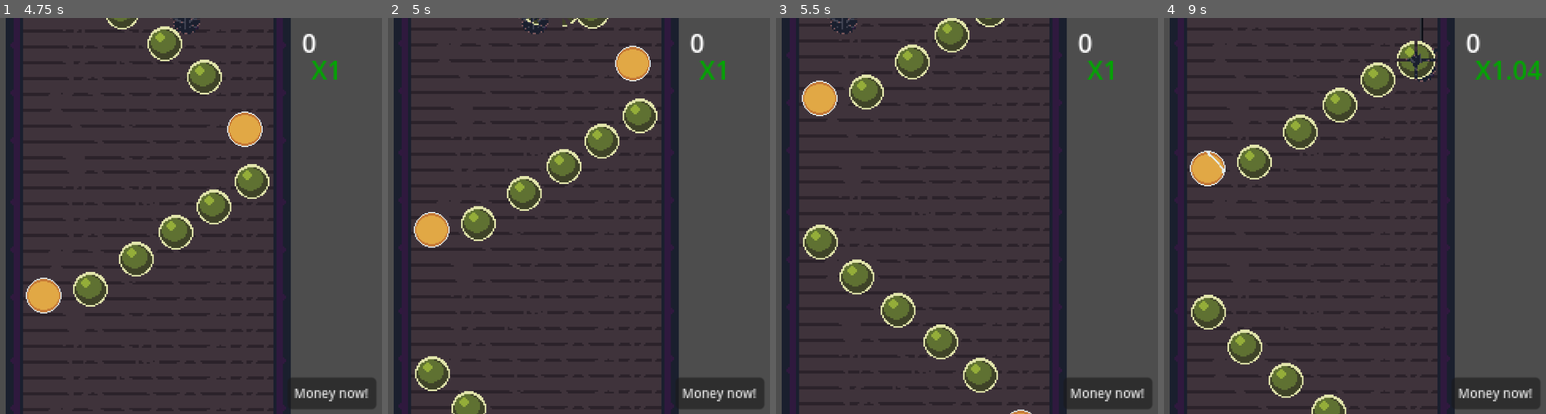
Above: before the commit, frames 1-4 (left to right).
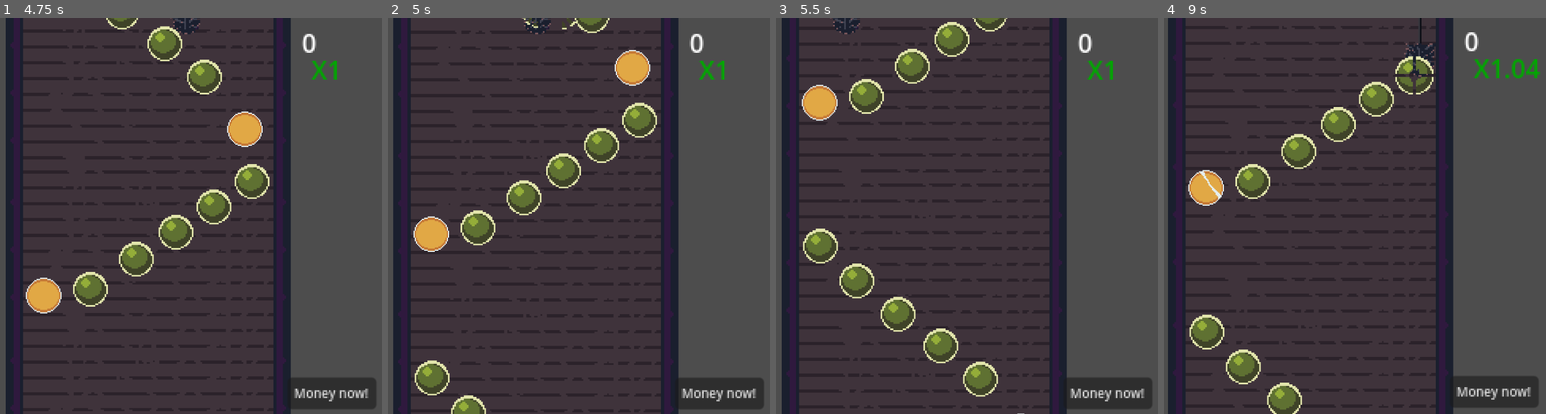
Above: after the commit, the same moments.

Repository: Ytlander/chimney-of-riches
Game: Godot game, scene res://Scenes/main.tscn
Two runs of this game, one before a commit and one after it. Both use one fixed random seed, a clock stepped at 60 frames per second and the inputs below.
Inputs:
- Up to frame 1 (4.75 s): click "Start" at 0.5 s; hold D (right) 1.28-2.03 s; hold S (down) 2.03-2.78 s; hold D (right) 2.78-3.53 s; hold W (up) 3.53-4.28 s; hold A (left) from 4.28 s (still down)
- Up to frame 2 (5 s): keep holding A (left)
- Up to frame 3 (5.5 s): keep holding A (left)
- Up to frame 4 (9 s): release A (left) at 5.78 s; hold S (down) 5.78-6.53 s; hold D (right) 6.53-7.28 s; hold W (up) 7.28-8.03 s; hold D (right) 8.03-8.78 s; hold S (down) from 8.78 s (still down)

Frame 1 is identical in both runs. In frame 2, 4.6% of the frame differs, in the area x 1-97%, y 0-100%; in frame 3, 4.1%; in frame 4, 11%, in the area x 1-99%, y 0-100%.

Commit message:
add freeze frame and camera shake
Copied this one for the camera shake:
https://github.com/theshaggydev/the-shaggy-dev-projects/blob/main/projects/godot-3/screen-shake/sample_scene.gd

with some tweaks of my own but it's basically the same, just simplified since I don't need the sway and random shake

Freeze frame is from here
https://www.youtube.com/watch?v=44YpRF5FZDc

Diff:
--- a/Scenes/main.tscn
+++ b/Scenes/main.tscn
@@ -1,7 +1,8 @@
-[gd_scene load_steps=18 format=3 uid="uid://discv8041v560"]
+[gd_scene load_steps=19 format=3 uid="uid://discv8041v560"]
 
 [ext_resource type="Script" path="res://scripts/boundary_bottom_controller.gd" id="1_0ve1u"]
 [ext_resource type="PackedScene" uid="uid://b5js8qs20agaq" path="res://Scenes/wall_segment.tscn" id="1_7ob5s"]
+[ext_resource type="Script" path="res://scripts/camera_controller.gd" id="1_8qh7o"]
 [ext_resource type="PackedScene" uid="uid://gphfo5ll58sk" path="res://Scenes/player.tscn" id="1_lbt4y"]
 [ext_resource type="Script" path="res://scripts/wall_segment.gd" id="2_afgnd"]
 [ext_resource type="Script" path="res://scripts/spawner_controller.gd" id="5_anlq8"]
@@ -27,6 +28,8 @@
 [node name="Camera2D" type="Camera2D" parent="."]
 position = Vector2(5, -171)
 zoom = Vector2(4, 4)
+script = ExtResource("1_8qh7o")
+set_shake_strength = 3.0
 
 [node name="PlayerBoundaries" type="Node2D" parent="."]
 position = Vector2(1, -211)
--- a/project.godot
+++ b/project.godot
@@ -19,6 +19,7 @@
 
 SignalBus="*res://scripts/signal_bus.gd"
 StatesAndStuff="*res://Scenes/StatesAndStuff.tscn"
+Utility="*res://scripts/utility.gd"
 
 [display]
 
--- /dev/null
+++ b/scripts/camera_controller.gd
@@ -0,0 +1,51 @@
+extends Camera2D
+
+@export var set_shake_strength: float = 60
+
+@export var shake_speed: float = 30
+var shake_strength: float = 0
+@export var decay_rate: float = 3
+
+@onready var camera = $"."
+
+@onready var noise = FastNoiseLite.new()
+#Where we are in the noise, so we can smoothly move through it
+var noise_i: float = 0.0
+@onready var rand = RandomNumberGenerator.new()
+
+var shake_it: bool = false
+
+
+# Called when the node enters the scene tree for the first time.
+func _ready():
+	SignalBus.stone_destroy.connect(_on_stone_destroy)
+
+	noise.seed = rand.randi()
+	noise.frequency = 2
+
+# Called every frame. 'delta' is the elapsed time since the previous frame.
+func _process(delta):
+	shake_strength = lerp(shake_strength, 0.0, decay_rate * delta)
+
+	var shake_offset: Vector2
+
+	shake_offset = get_noise_offset(delta, shake_speed, shake_strength)
+
+
+	if shake_strength > 0.1:
+		camera.offset = shake_offset
+	else:
+		camera.offset = Vector2.ZERO
+
+
+func get_noise_offset(delta: float, speed: float, strength: float) -> Vector2:
+	noise_i += delta * speed
+	# Set the x values of each call to 'get_noise_2d' to a different value
+	# so that our x and y vectors will be reading from unrelated areas of noise
+	return Vector2(
+		noise.get_noise_2d(1, noise_i) * strength,
+		noise.get_noise_2d(100, noise_i) * strength
+	)
+
+func _on_stone_destroy(stone):
+	shake_strength = set_shake_strength
--- a/scripts/stone.gd
+++ b/scripts/stone.gd
@@ -22,6 +22,7 @@
 func _on_body_entered(body):
 	if body.is_in_group("player"):
 		if StatesAndStuff.going_down:
+			Utility.frameFreeze(0.05, 0.35)
 			SignalBus.stone_destroy.emit(self)
 			collision_shape.set_deferred("disabled", true)
 			alive = false
--- /dev/null
+++ b/scripts/utility.gd
@@ -0,0 +1,6 @@
+extends Node
+
+func frameFreeze(slowness, duration):
+	Engine.time_scale = slowness
+	await get_tree().create_timer(duration * slowness).timeout
+	Engine.time_scale = 1.0
